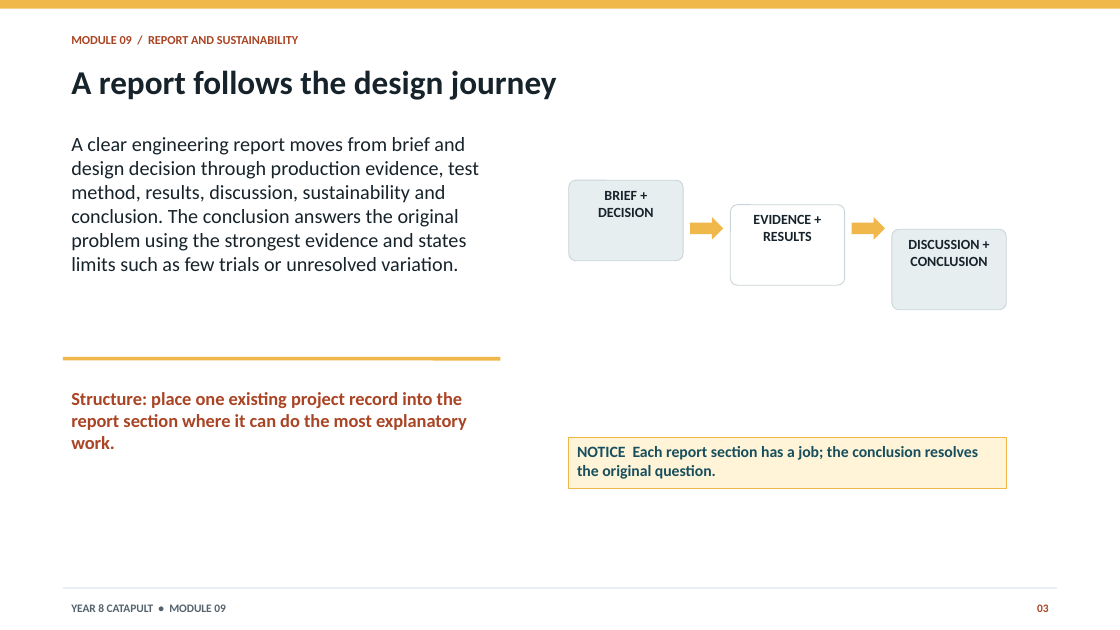
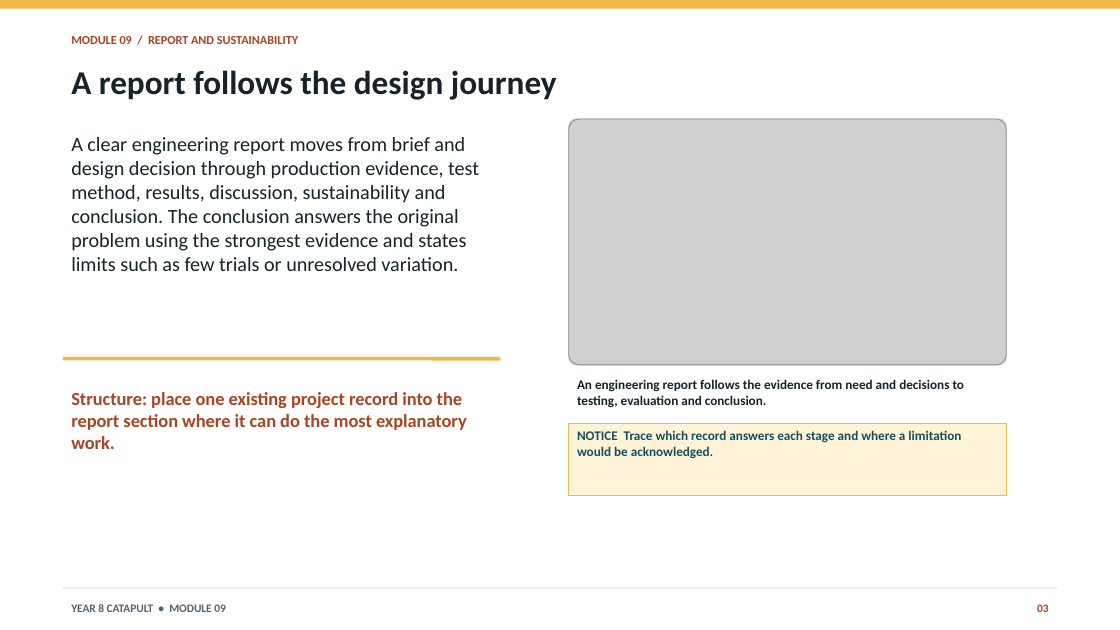
Before and after one commit to stevencowell/Year-8-Catapult, a slide deck: slide 3 of resources/presentations/module-09-report-sustainability.pptx. Drawn at 1120x630 pixels with LibreOffice and Linux fonts; fonts in the diff are those of the drawing; grey boxes stand for pictures. Boxes give left, top, right and bottom in pixels: in the first picture for what was removed or moved away, otherwise in the second. Text is boxed around its words. In the diff, an @@ line names an element or a change of style, - is before the commit and + after.

```diff
--- a/resources/presentations/module-09-report-sustainability.pptx
+++ b/resources/presentations/module-09-report-sustainability.pptx
@@ rounded rectangle added at [569,119,1007,365], fill #FFFFFF, outline #CAD4D8 0.75 pt @@
@@ picture added at [569,119,1007,365] @@
@@ rounded rectangle removed at [569,181,683,261] @@
-BRIEF + DECISION
@@ rounded rectangle removed at [730,205,844,286] @@
-EVIDENCE + RESULTS
@@ right arrow removed at [691,217,724,239] @@
@@ right arrow removed at [852,217,886,239] @@
@@ rounded rectangle removed at [892,229,1007,310] @@
-DISCUSSION + CONCLUSION
@@ text added at [577,379,965,408], 11.2 pt, text #17232B, bold @@
+An engineering report follows the evidence from need and decisions to testing, evaluation and conclusion.
@@ rectangle "NOTICE Trace which record answers ...": place and size @@
-rectangle "NOTICE Trace which record answers ..." at [569,438,1007,488]
+rectangle "NOTICE Trace which record answers ..." at [569,423,1007,495]
@@ text in rectangle at [577,430,961,459]: text changed; size 13.5 to 11.2 pt @@
-NOTICE Each report section has a job; the conclusion resolves the original question.
+NOTICE Trace which record answers each stage and where a limitation would be acknowledged.
```
Also in this commit, not shown: 2 other slides changed, 48 other files.
